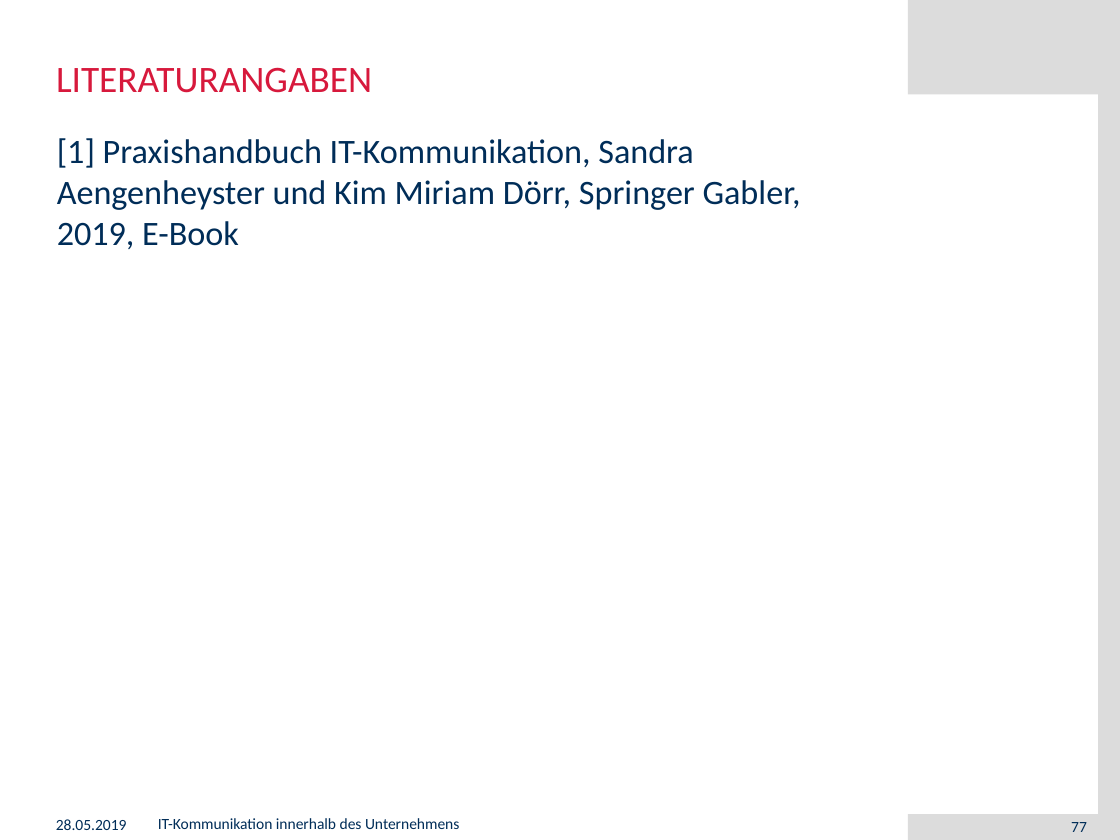
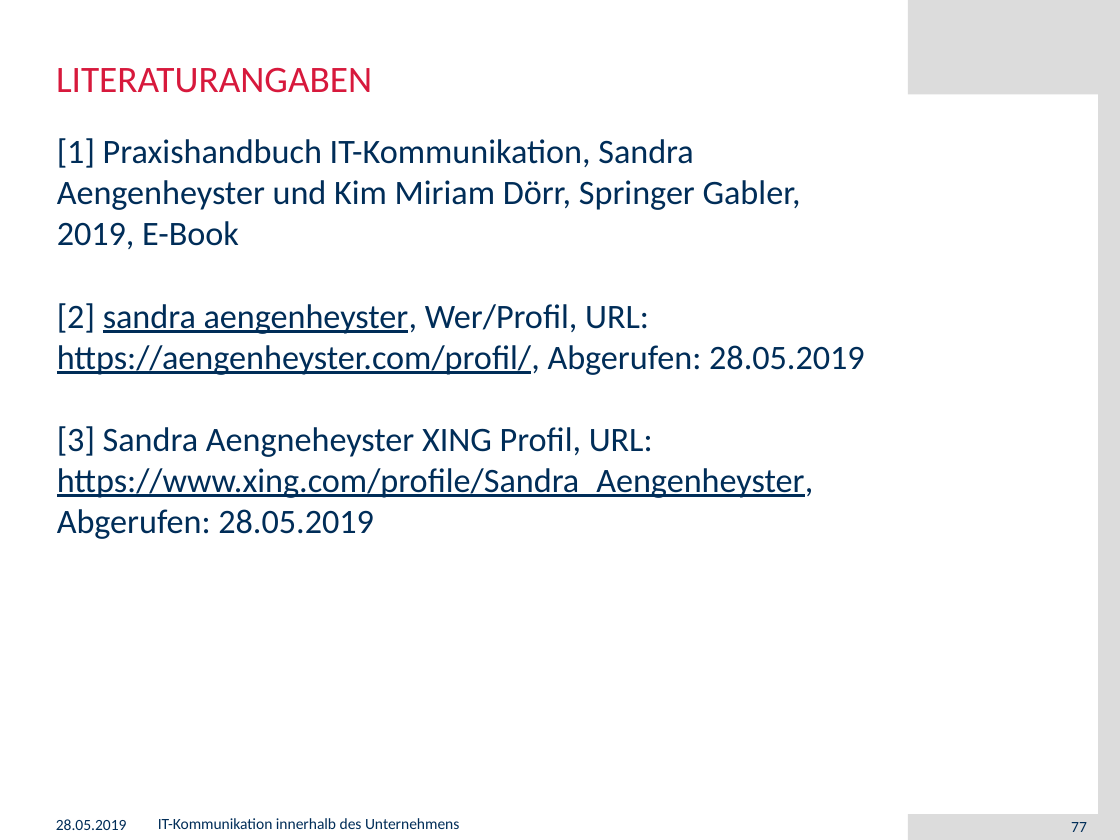
Before and after one commit to muensto/itm_vortrag_1233, a slide deck: slide 77 of 20190528.pptx. Drawn at 1120x840 pixels with LibreOffice and Linux fonts; fonts in the diff are those of the drawing; background and template pictures are left out. Boxes give left, top, right and bottom in pixels: in the first picture for what was removed or moved away, otherwise in the second. Text is boxed around its words. In the diff, an @@ line names an element or a change of style, - is before the commit and + after.

Commit message:
Bio. Aengenheyster; Diskussionsfrage hinzugefügt Kap. 5

```diff
--- a/20190528.pptx
+++ b/20190528.pptx
@@ text at <box>57,303,865,539</box>: paragraphs added @@
+[2] sandra aengenheyster, Wer/Profil, URL: https://aengenheyster.com/profil/, Abgerufen: 28.05.2019
+[3] Sandra Aengneheyster XING Profil, URL: https://www.xing.com/profile/Sandra_Aengenheyster, Abgerufen: 28.05.2019
```
Also in this commit, not shown: 7 other slides changed, 1 slide added, 1 slide removed.
